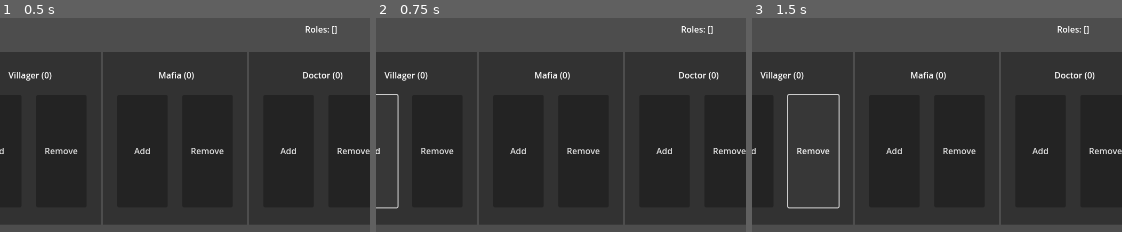
Above: before the commit, frames 1-3 (left to right).
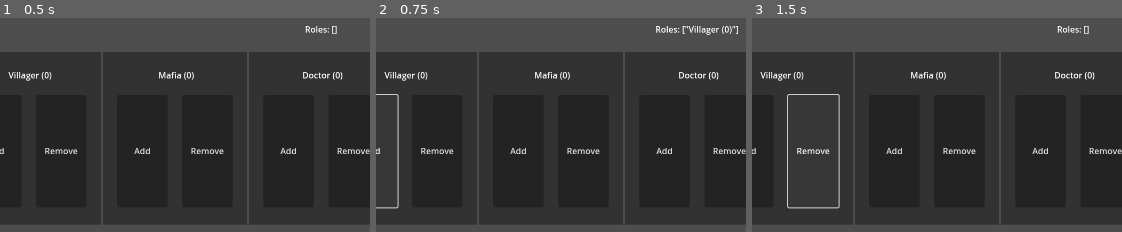
Above: after the commit, the same moments.

Repository: ThatOnePixle/MafiaWithCustomCards
Game: Godot game, scene res://scenes and scripts/main.tscn
The game is run twice, just before and just after one commit, with the same random seed, the same clock (stepped at 60 frames per second) and the same inputs.
Inputs:
- Up to frame 1 (0.5 s): no input
- Up to frame 2 (0.75 s): click "Add" at 0.5 s
- Up to frame 3 (1.5 s): click "Remove" at 1.25 s
The pictures show only the part of the screen within x 7-57%, y 28-77%; the shares and areas given below are measured in that part.

Frame 1 is identical in both runs. In frame 2, 0.4% of the frame differs, in the area x 75-98%, y 3-8%; in frame 3, nothing differs.
Error before the commit: Invalid access to property or key 'players' on a base object of type 'Nil'. (res://scenes)

Commit message:
bug fixing

Diff:
--- a/scenes and scripts/lobby/lobby.gd
+++ b/scenes and scripts/lobby/lobby.gd
@@ -28,6 +28,19 @@
 		roleSettingsObject.get_node("name of role").text = item["name"]
 		roleButtonParent.add_child(roleSettingsObject)
 
+	for child in roleButtonParent.get_children():
+		child.get_node("add role").connect("button_down", (func(): _add_remove_roles("add", child)))
+		child.get_node("remove role").connect("button_down", (func(): _add_remove_roles("remove", child)))
+
+#Add/Remove Roles
+func _add_remove_roles(action: String, child: Control) -> void:
+	if action == "add":
+		mainRoot.roles.append(child.get_node("name of role").text)
+	elif action == "remove":
+		mainRoot.roles.erase(child.get_node("name of role").text)
+	rolesText.text = "Roles: " + str(mainRoot.roles)
+	startButton.disabled = false if numOfPlayers > 2 and numOfPlayers == len(mainRoot.roles) else true
+
 #Add/Remove Players
 func _change_players(amount: int) -> void:
 	numOfPlayers += amount
@@ -44,15 +57,17 @@
 #Assign Roles
 func _assign_roles() -> void:
 	mainRoot.players.clear()
+	var tempRoles: Array[String] = mainRoot.roles.duplicate(true)
 	for id in mainRoot.nonBotPlayers.keys():
-		var tempRoles: Array[String] = mainRoot.roles.duplicate(true)
 		#Check if enough roles
 		if tempRoles.is_empty():
 			push_error("Not enough roles")
 			return
 		#Set up role
 		var randomRole: String = tempRoles[randi_range(0,len(tempRoles)-1)]
-		mainRoot.players[id]["roles"] = mainRoot.roleOptions[randomRole].duplicate(true)
-		mainRoot.players[id]["id"] = id
+		mainRoot.players[id] = {}
+		mainRoot.players[id]["persistant data"] = {}
+		mainRoot.players[id]["persistant data"]["id"] = id
+		mainRoot.players[id]["role"] = mainRoot.roleOptions[randomRole].duplicate(true)
 		mainRoot.players[id]["conditions"] = {}
 		tempRoles.erase(randomRole)
--- a/scenes and scripts/main.gd
+++ b/scenes and scripts/main.gd
@@ -11,13 +11,13 @@
 
 #Players
 var players: Dictionary[String, Dictionary] = {}
-var nonBotPlayers: Dictionary[String, int] = {}
+var nonBotPlayers: Dictionary[String, WebSocketPeer] = {}
 
 #Nodes
 @onready var lobbyNode: Control = $"lobby manager"
-@onready var webNode: Control = $"web manager"
-@onready var actionNode: Control = $"action manager"
-@onready var winNode: Control = $"win manager"
+@onready var packetNode: Node = $"packet manager"
+@onready var actionNode: Node = $"action manager"
+@onready var winNode: Node = $"win manager"
 
 #Comparisons
 var comparisons = {
@@ -38,8 +38,8 @@
 	var members: Array = []
 	for player in players.values():
 		var playerPass: bool = true
-		for condition in conditions.keys():
-			if player.get(condition, null) not in conditions[condition]:
+		for location in conditions.keys():
+			if player[location[0]].get(location[1], null) not in conditions[location]:
 				playerPass = false
 		if playerPass:
 			members.append(player)
@@ -47,7 +47,7 @@
 func _player_list_to_ids(playerList: Array):
 	var playerIdList: Array = []
 	for player in playerList:
-		playerIdList.append(player.get("id", "Unknown"))
+		playerIdList.append(player["persistant data"].get("id", "Unknown"))
 	return playerIdList
 
 #Setup Custom Data
@@ -83,12 +83,12 @@
 	var returnVar = 0
 	match varStructure["type"]:
 		"players":
-			returnVar = len(_get_members({"dead": [false, null]}))
+			returnVar = len(_get_members({["conditions","dead"]: [false, null]}))
 			match varStructure["condition"]:
 				"is team":
-					returnVar = len(_get_members({"team": [varStructure["team"]], "dead": [false, null]}))
+					returnVar = len(_get_members({["role","team"]: [varStructure["team"]], ["conditions","dead"]: [false, null]}))
 			if varStructure.get("inverted", false):
-				returnVar = len(_get_members({"dead": [false, null]})) - returnVar
+				returnVar = len(_get_members({["conditions","dead"]: [false, null]})) - returnVar
 		"constant":
 			returnVar = int(varStructure["number"])
 	return returnVar
@@ -106,7 +106,7 @@
 				if comparisons.has(comp) and comparisons[comp].call(var1, var2):
 					teamsThatHaveWon.append(team)
 			"has tag":
-				if players[team["id"]].get(team["win con"]["tag"], false):
+				if players[team["id"]]["conditions"].get(team["win con"]["tag"], false):
 					teamsThatHaveWon.append(team)
 	return teamsThatHaveWon
 func _check_win_cons(teamWin, webScene) -> void:
@@ -117,18 +117,18 @@
 		for player in players.values():
 			if player["role"]["team"] == "neutral":
 				if player["role"] in teamWin:
-					playersWon.append(player["id"])
+					playersWon.append(player["persistant data"]["id"])
 			else:
 				for team in teamWin:
 					if player["role"]["team"] == team["name"]:
-						playersWon.append(player["id"])
+						playersWon.append(player["persistant data"]["id"])
 		lobbyNode.visible = true
 		print(str(playersWon) + " have won!")
 
 	#clean up
 	for player in players.values():
-		player.get("conditions, {}").erase("protected")
+		player.get("conditions", {}).erase("protected")
 	actionNode.voteColecter.clear()
 	actionNode.nightCompletedList.clear()
 	actionNode.voteCompletedList.clear()
-	webNode._send_data(webScene, playersWon)
+	packetNode._send_data(webScene, playersWon)
--- a/scenes and scripts/main.tscn
+++ b/scenes and scripts/main.tscn
@@ -1,8 +1,9 @@
-[gd_scene load_steps=6 format=3 uid="uid://bue1hij1nwxjn"]
+[gd_scene load_steps=7 format=3 uid="uid://bue1hij1nwxjn"]
 
 [ext_resource type="Script" uid="uid://dj43t21xm6tb" path="res://scenes and scripts/main.gd" id="1_ig7tw"]
 [ext_resource type="Script" uid="uid://orkd1re0nt" path="res://scenes and scripts/managers/web_manager.gd" id="2_h0iye"]
 [ext_resource type="PackedScene" uid="uid://c62ayfuebhtk4" path="res://scenes and scripts/lobby/lobby.tscn" id="3_eyd3t"]
+[ext_resource type="Script" uid="uid://ca4m22c21ggua" path="res://scenes and scripts/managers/packet_manager.gd" id="3_vqouv"]
 [ext_resource type="Script" uid="uid://6cw2mhvj2h4c" path="res://scenes and scripts/managers/action_manager.gd" id="4_tg2wl"]
 [ext_resource type="Script" uid="uid://b5xhonx3wgebk" path="res://scenes and scripts/managers/win_manager.gd" id="5_vqouv"]
 
@@ -19,7 +20,7 @@
 layout_mode = 1
 
 [node name="packet manager" type="Node" parent="."]
-script = ExtResource("2_h0iye")
+script = ExtResource("3_vqouv")
 
 [node name="web manager" type="Node" parent="packet manager"]
 script = ExtResource("2_h0iye")
--- a/scenes and scripts/managers/action_manager.gd
+++ b/scenes and scripts/managers/action_manager.gd
@@ -4,12 +4,12 @@
 #----------------------------------------------------------------------------------------------------
 
 @onready var mainRoot = $".."
-var players = mainRoot.players
+@onready var players = mainRoot.players
 
 #Mid Game
 var voteColecter: Dictionary[String, Dictionary] = {}
-var nightCompletedList: Array[Dictionary] = []
-var voteCompletedList: Array[Dictionary] = []
+var nightCompletedList: Array[String] = []
+var voteCompletedList: Array[String] = []
 
 #----------------------------------------------------------------------------------------------------
 #Functions
@@ -22,13 +22,13 @@
 func _perform_action(gameState: String, player: Dictionary, target: String) -> void:
 	match player.get(gameState, {"type":""})["type"]:
 		"voted out":
-			players[target]["consitions"]["dead"] = true
-			players[target]["consitions"]["voted out"] = true
+			players[target]["conditions"]["dead"] = true
+			players[target]["conditions"]["voted out"] = true
 		"vote":
 			_collect_vote(
 				player["role"][gameState]["group"],
 				target,
-				len(mainRoot._get_members({"name":[player["role"]["name"]], "dead":[false, null]})),
+				len(mainRoot._get_members({["role","name"]:[player["role"]["name"]], ["conditions","dead"]:[false, null]})),
 				{
 					"gameState": gameState,
 					"player": {gameState: {"type": player["role"][gameState]["action"]}}
@@ -41,10 +41,10 @@
 			players[target]["conditions"]["protected"] = true
 		"investigate":
 			var targetsRole = players[target]["role"]["name"]
-			mainRoot.webNode._peers[player["id"]].send_text(JSON.stringify({"type": "info", "resultText": targetsRole}))
-	if player["id"] not in nightCompletedList:
-		nightCompletedList.append(player["id"])
-	if len(nightCompletedList) + len(mainRoot._get_members({"night":[null]})) >= len(players):
+			mainRoot.webNode._peers[player["persistant data"]["id"]].send_text(JSON.stringify({"type": "info", "resultText": targetsRole}))
+	if player["persistant data"]["id"] not in nightCompletedList:
+		nightCompletedList.append(player["persistant data"]["id"])
+	if len(nightCompletedList) + len(mainRoot._get_members({["role","night"]:[null]})) >= len(players):
 		mainRoot._check_win_cons(mainRoot._get_win_con(), "vote")
 func _collect_vote(voteGroup: String, target: String, votesNeeded: int, actionData: Dictionary) -> bool:
 	if !voteColecter.has(voteGroup):
--- a/scenes and scripts/managers/packet_manager.gd
+++ b/scenes and scripts/managers/packet_manager.gd
@@ -1,10 +1,10 @@
 extends Node
 
-@onready var mainRoot: Control = $".."
-@onready var webManager: Control = $"web manager"
+@onready var mainRoot: Node = $".."
+@onready var webManager: Node = $"web manager"
 
 func _send_to_all(data: Dictionary):
-	for peer in webManager._peers.values():
+	for peer in mainRoot.nonBotPlayers.values():
 		peer.send_text(JSON.stringify(data))
 
 func _recieve_data(client, data):
@@ -12,16 +12,16 @@
 		"join":
 			mainRoot.nonBotPlayers[data["name"]] = webManager._peers[client]
 			print(mainRoot.nonBotPlayers)
-			mainRoot.get_node("lobby")._change_players(1)
+			mainRoot.get_node("lobby manager")._change_players(1)
 			mainRoot.nonBotPlayers[data["name"]].send_text(JSON.stringify({"type": "lobby"}))
 		"action":
-			mainRoot._perform_action(data["gameState"], mainRoot.players[mainRoot._get_key_from_value(mainRoot.nonBotPlayers, client)], data["target"])
+			mainRoot.get_node("action manager")._perform_action(data["gameState"], mainRoot.players[mainRoot.get_node("action manager")._get_key_from_value(mainRoot.nonBotPlayers, webManager._peers[client])], data["target"])
 
 		"vote":
 			if mainRoot._collect_vote(
 				"vote",
 				data["target"],
-				len(mainRoot._get_members({"dead":[false, null]})),
+				len(mainRoot._get_members({["conditions","dead"]:[false, null]})),
 				{
 					"gameState": "voteing",
 					"player": {"voteing": {"type": "voted out"}}
@@ -36,18 +36,18 @@
 			for player in mainRoot.players.keys():
 				if mainRoot.players[player]["role"].get("night", {}).get("type", "") == "multiple":
 					for action in mainRoot.players[player]["role"]["night"]["actions"].values():
-						_send_action_data("action", action, webManager._peers[mainRoot.nonBotPlayers[player]], mainRoot.players[player]["role"]["name"])
+						_send_action_data("action", action, mainRoot.nonBotPlayers[player], mainRoot.players[player]["role"]["name"])
 				else:
-					_send_action_data("action", mainRoot.players[player]["role"].get("night", {}), webManager._peers[mainRoot.nonBotPlayers[player]], mainRoot.players[player]["role"]["name"])
+					_send_action_data("action", mainRoot.players[player]["role"].get("night", {}), mainRoot.nonBotPlayers[player], mainRoot.players[player]["role"]["name"])
 
 		"vote":
 			for player in mainRoot.players.keys():
 				if mainRoot.players[player]["role"].get("vote", {}).get("type", "") == "multiple":
 					for action in mainRoot.players[player]["role"]["vote"]["actions"].values():
-						_send_action_data("action", action, webManager._peers[mainRoot.nonBotPlayers[player]], mainRoot.players[player]["role"]["name"])
+						_send_action_data("action", action, mainRoot.nonBotPlayers[player], mainRoot.players[player]["role"]["name"])
 				else:
-					_send_action_data("action", mainRoot.players[player]["role"].get("vote", {}), webManager._peers[mainRoot.nonBotPlayers[player]], mainRoot.players[player]["role"]["name"])
-				_send_action_data("vote", {"target":"selection"}, webManager._peers[mainRoot.nonBotPlayers[player]], mainRoot.players[player]["role"]["name"])
+					_send_action_data("action", mainRoot.players[player]["role"].get("vote", {}), mainRoot.nonBotPlayers[player], mainRoot.players[player]["role"]["name"])
+				_send_action_data("vote", {"target":"selection"}, mainRoot.nonBotPlayers[player], mainRoot.players[player]["role"]["name"])
 		"win":
 			_send_to_all({"type": "win", "playersWon": extraData})
 		"info":
@@ -56,5 +56,6 @@
 func _send_action_data(gameState, actionData, peer, playerRole):
 		var options: Array = []
 		if actionData.get("target", "") == "selection":
-			options = mainRoot._player_list_to_ids(mainRoot._get_members({"dead": [false, null]}))
+			options = mainRoot._player_list_to_ids(mainRoot._get_members({["conditions","dead"]: [false, null]}))
+			print(options)
 		peer.send_text(JSON.stringify({"type": gameState, "options": options, "role":playerRole}))
--- a/scenes and scripts/managers/web_manager.gd
+++ b/scenes and scripts/managers/web_manager.gd
@@ -10,8 +10,8 @@
 var _peers: Dictionary[int, WebSocketPeer] = {}
 
 var last_peer_id := 1
-@onready var packetManager: Control = $"."
-@onready var mainRoot: Control = $".."
+@onready var packetManager: Node = $".."
+@onready var mainRoot: Node = $"../.."
 
 func _ready():
 	# Start listening on the given port.
